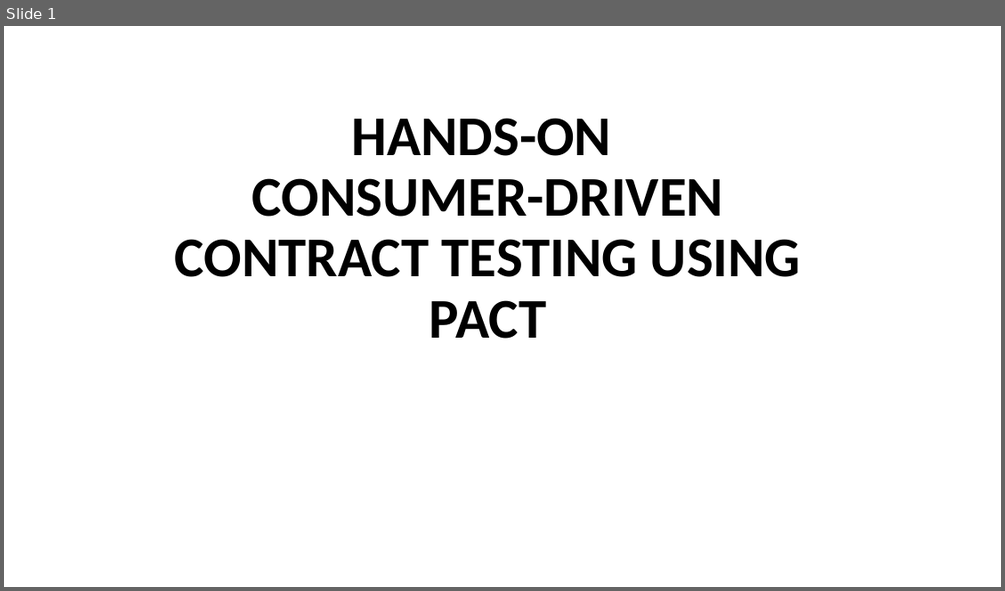
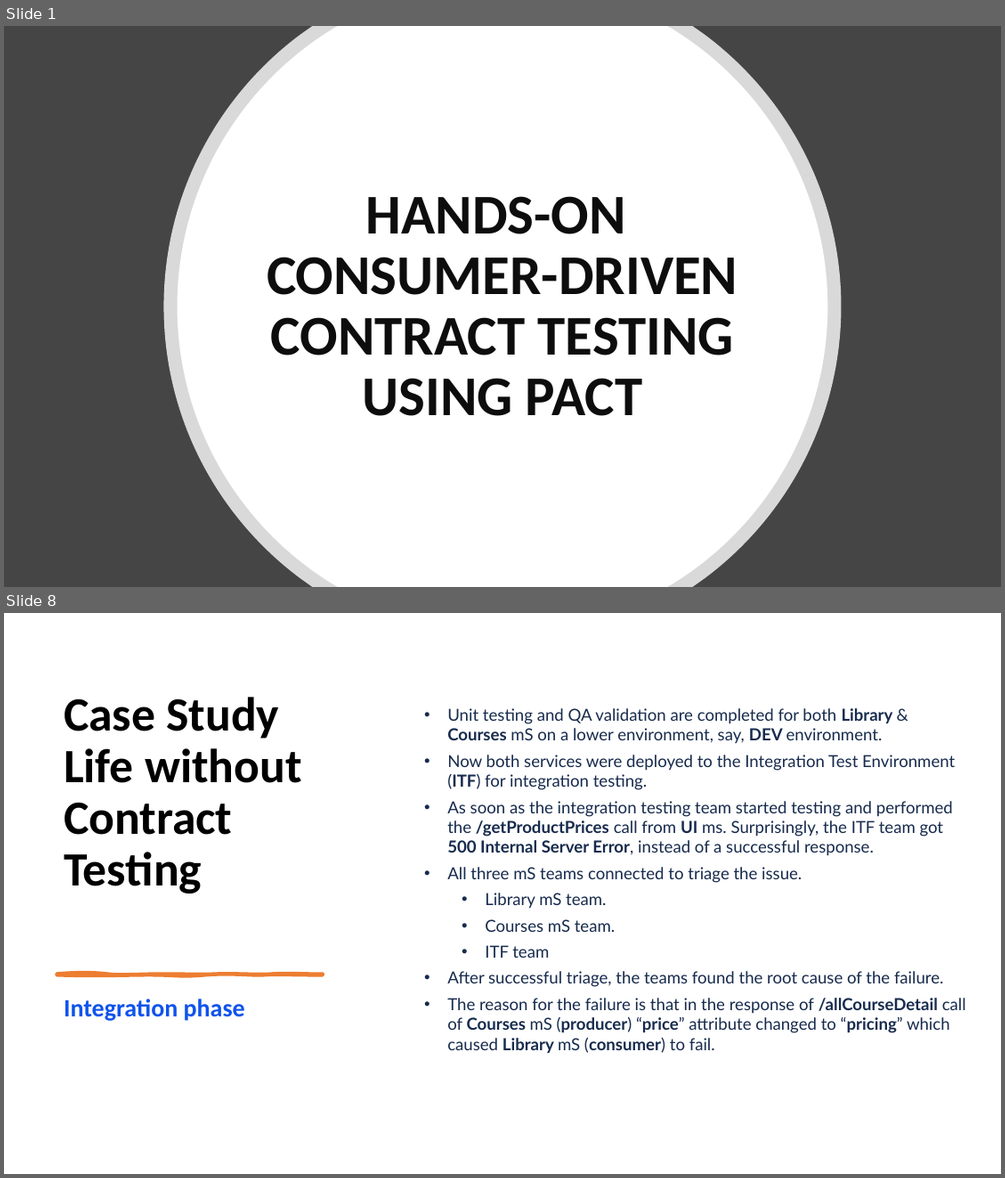
Before and after one commit to Kiranmoy/SpringBootRestService, a slide deck: setup-guide/Hands-on Pact.pptx. Shown one above the other, each under a label of ours: slide 1 before the commit, slides 1 and 8 after it; the slides between them are not shown. The pictures are 1005x591 and 1005x1178 pixels, drawn with LibreOffice and Linux fonts; fonts in the diff are those of the drawing. Boxes give left, top, right and bottom in pixels: in the first picture for what was removed or moved away, otherwise in the second. Text is boxed around its words. In the diff, an @@ line names an element or a change of style, - is before the commit and + after.

Commit message:
finalized PPT design and completed session 1 & 2 slides

```diff
--- a/setup-guide/Hands-on Pact.pptx
+++ b/setup-guide/Hands-on Pact.pptx
@@ slide 8 added at box(4, 613, 1001, 1174), background #FFFFFF @@
@@ title added at box(64, 697, 302, 893), 46 pt, text #000000, bold @@
+Case Study
+Life without Contract Testing
@@ text added at box(447, 708, 966, 1053), 16 pt, text #172B4D @@
+• Unit testing and QA validation are completed for both Library & Courses mS on a lower environment, say, DEV environment.
+• Now both services were deployed to the Integration Test Environment (ITF) for integration testing.
+• As soon as the integration testing team started testing and performed the /getProductPrices call from UI ms. Surprisingly, the ITF team got 500 Internal Server Error, instead of a successful response.
+• All three mS teams connected to triage the issue.
+  • Library mS team.
+  • Courses mS team.
+  • ITF team
+• After successful triage, the teams found the root cause of the failure.
+• The reason for the failure is that in the response of /allCourseDetail call of Courses mS (producer) “price” attribute changed to “pricing” which caused Library mS (consumer) to fail.
@@ freeform shape added at box(57, 973, 323, 975), fill #ED7D31, outline #ED7D31 3 pt @@
@@ text added at box(64, 998, 245, 1021), 24 pt, text #0E53EC, bold @@
+Integration phase
@@ slide 1 changed as well @@
@@ background #FFFFFF to #454545 @@
@@ freeform shape added at box(164, 26, 841, 587), fill #FFFFFF at 80% opacity @@
@@ freeform shape added at box(178, 26, 828, 587), fill #FFFFFF @@
@@ title "HANDS-ON CONSUMER-DRIVEN CONTRACT TESTING USING ...": place and size @@
-title "HANDS-ON CONSUMER-DRIVEN CONTRACT TESTING USING ..." at box(175, 118, 801, 338)
+title "HANDS-ON CONSUMER-DRIVEN CONTRACT TESTING USING ..." at box(267, 196, 737, 416)
@@ title "HANDS-ON CONSUMER-DRIVEN CONTRACT TESTING USING ..." at box(267, 196, 737, 416): text colour #000000 to #0D0D0D; vertical alignment bottom to middle @@
```
Also in this commit, not shown: 9 other slides changed, 14 other slides added, 2 slides removed.
